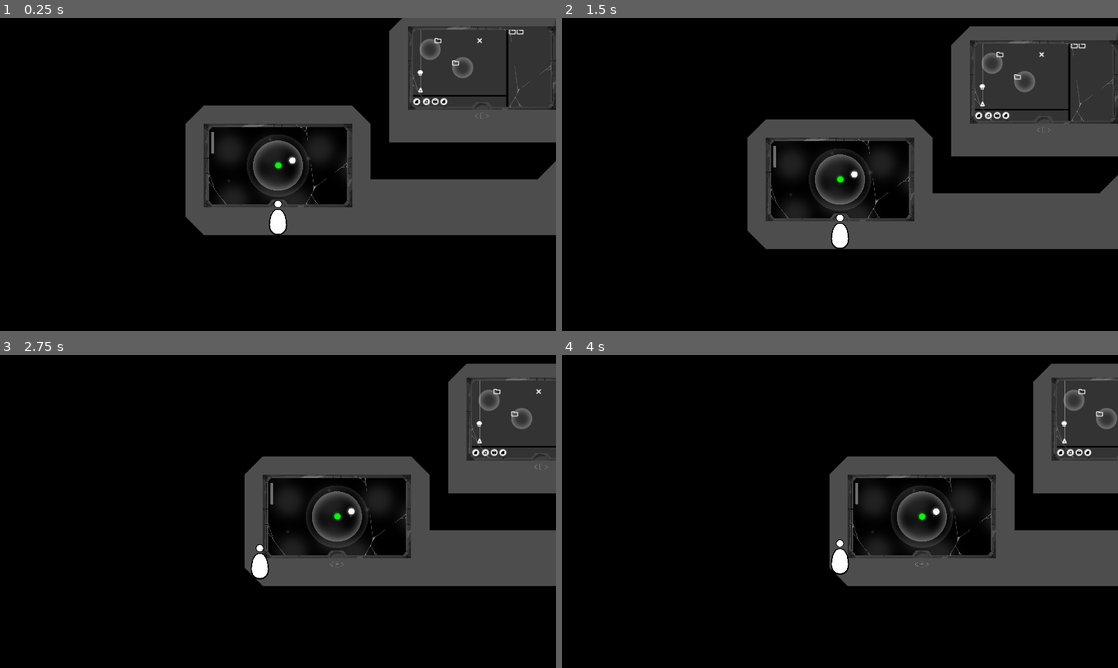
Above: before the commit, frames 1-4 (two rows, left to right).
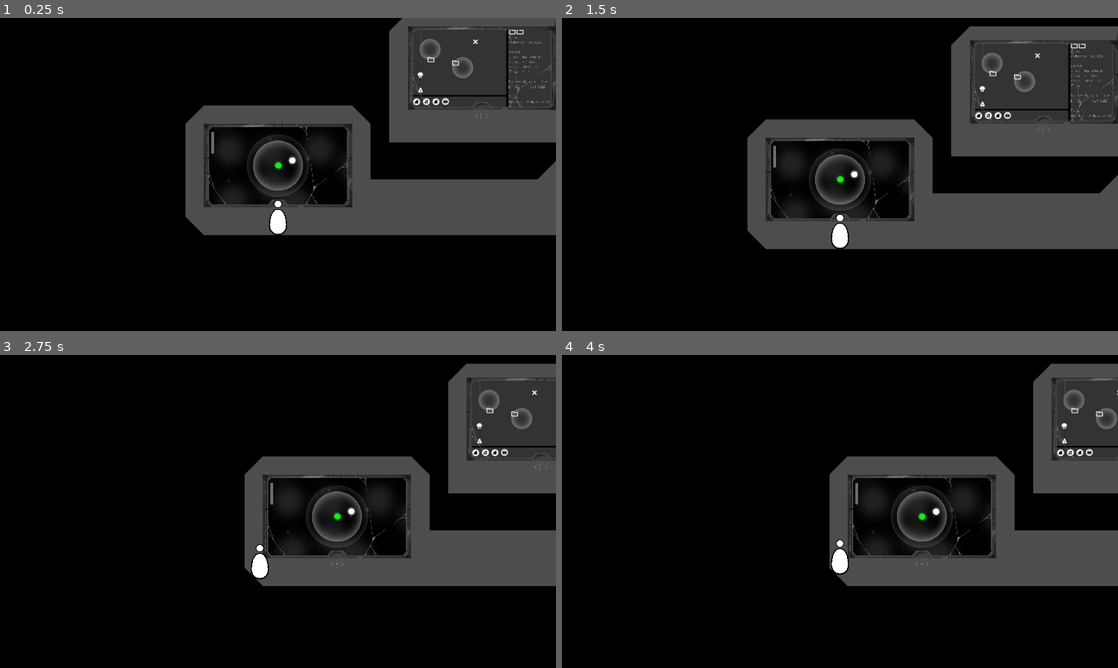
Above: after the commit, the same moments.

Repository: Lukko-Digital/upwell
Game: Godot game, scene res://src/game.tscn
Two runs of this game, one before a commit and one after it. Both use one fixed random seed, a clock stepped at 60 frames per second and the inputs below.
Inputs (mouse positions are in pixels of both pictures, inside the frame that each line leads up to):
- Up to frame 1 (0.25 s): no input
- Up to frame 2 (1.5 s): tap Enter at 0.5, 1.25 s; drag from (995, 111) to (967, 208) at 0.52 s; drag from (990, 115) to (967, 212) at 1.27 s
- Up to frame 3 (2.75 s): tap Enter at 2 s; move the mouse to (444, 452) at 2.02 s; hold A (left) from 2.03 s (still down); hold E (interact) from 2.03 s (still down); click (444, 452) at 2.17 s
- Up to frame 4 (4 s): release A (left) at 2.75 s; release E (interact) at 2.75 s; tap Enter at 2.75, 3.5 s; drag from (1040, 452) to (767, 549) at 2.77 s; drag from (923, 517) to (1073, 398) at 3.52 s

The runs differ from the first frame. In frame 1, 0.3% of the frame differs, in the area x 74-99%, y 3-29%; in frame 2, 0.3%; in frame 3, 0.1%; in frame 4, 0.1%.

Commit message:
screen puzzle ui changes

Diff:
--- a/src/screen_puzzles/screen_core.gd
+++ b/src/screen_puzzles/screen_core.gd
@@ -1,14 +1,18 @@
 extends Area2D
 class_name ScreenCore
 
-@export var label: Label
+@export var label: RichTextLabel
+@export_multiline var text: String
 @export var indicator: TextureRect
+@export var glow: Sprite2D
 
 @onready var unopened_sprite: Sprite2D = $Unopened
 @onready var opened_sprite: Sprite2D = $Opened
 
 func visit() -> void:
-	label.show()
+	label.text = text
 	indicator.texture = opened_sprite.texture
 	unopened_sprite.hide()
 	opened_sprite.show()
+	glow.show()
+	glow.global_position = indicator.global_position + indicator.size / 2
--- a/src/screen_puzzles/screen_player.gd
+++ b/src/screen_puzzles/screen_player.gd
@@ -44,6 +44,7 @@
 				return
 			if area.collider is ScreenCore:
 				area.collider.visit()
+				return
 
 			if area.collider is ScreenPowerUp:
 				if can_power_up:
@@ -54,7 +55,7 @@
 		if not powered_up:
 			can_power_up = true
 
-		if orbiting:
+		if orbiting and in_ag:
 			var orth = query.position.direction_to(in_ag.global_position).orthogonal().rotated(0.005)
 			if dir.dot(orth) > 0:
 				dir = orth
--- a/src/screen_puzzles/screen_player.tscn
+++ b/src/screen_puzzles/screen_player.tscn
@@ -1,13 +1,16 @@
-[gd_scene load_steps=3 format=3 uid="uid://dmpdh7xn4glcr"]
+[gd_scene load_steps=4 format=3 uid="uid://dmpdh7xn4glcr"]
 
 [ext_resource type="Texture2D" uid="uid://5mvprug0ts4q" path="res://assets/mvp3_assets/screenpuzzle/player.png" id="1_0qidp"]
 [ext_resource type="Script" path="res://src/screen_puzzles/screen_player.gd" id="1_m1jys"]
+
+[sub_resource type="Gradient" id="Gradient_ac2l0"]
 
 [node name="ScreenPlayer" type="Node2D"]
 script = ExtResource("1_m1jys")
 
 [node name="Line2D" type="Line2D" parent="."]
 points = PackedVector2Array(0, 0, 0, -2, 0, -4, 0, -6, 0, -8, 0, -10, 0, -12, 0, -14, 0, -16, 0, -18, 0, -20, 0, -22, 0 …(9352 unchanged characters)…
+gradient = SubResource("Gradient_ac2l0")
 
 [node name="Player" type="Sprite2D" parent="."]
 texture = ExtResource("1_0qidp")
--- a/src/screen_puzzles/screen_puzzle.tscn
+++ b/src/screen_puzzles/screen_puzzle.tscn
@@ -1,15 +1,17 @@
-[gd_scene load_steps=12 format=3 uid="uid://b0qt5j8u0l2c0"]
+[gd_scene load_steps=14 format=3 uid="uid://b0qt5j8u0l2c0"]
 
 [ext_resource type="FontFile" uid="uid://c3dptkqdore24" path="res://assets/ui/fonts/SourceCodePro-VariableFont_wght.ttf" id="1_3uoli"]
 [ext_resource type="PackedScene" uid="uid://d3nl8jv07w2yg" path="res://src/screen_puzzles/screen_hazard.tscn" id="2_2u5u0"]
 [ext_resource type="PackedScene" uid="uid://dmpdh7xn4glcr" path="res://src/screen_puzzles/screen_player.tscn" id="3_7a8se"]
 [ext_resource type="PackedScene" uid="uid://bb6ywkvlv608d" path="res://src/screen_puzzles/screen_ag.tscn" id="3_v12xy"]
+[ext_resource type="FontFile" uid="uid://cjmlvobt18yan" path="res://assets/ui/fonts/SourceCodePro-Italic-VariableFont_wght.ttf" id="3_ymano"]
 [ext_resource type="PackedScene" uid="uid://bdt2psjmwjsy6" path="res://src/screen_puzzles/screen_button_orbit.tscn" id="4_uj6j4"]
 [ext_resource type="PackedScene" uid="uid://bwbpi60st6gme" path="res://src/screen_puzzles/screen_button_unorbit.tscn" id="5_62qiq"]
 [ext_resource type="PackedScene" uid="uid://dei1bl8astem7" path="res://src/screen_puzzles/screen_button_boost.tscn" id="6_a00bi"]
 [ext_resource type="PackedScene" uid="uid://xiabu6v8kd6w" path="res://src/screen_puzzles/screen_power_up.tscn" id="7_4ak8y"]
 [ext_resource type="PackedScene" uid="uid://c1fatgffin6hd" path="res://src/screen_puzzles/screen_core.tscn" id="8_31gvi"]
 [ext_resource type="Texture2D" uid="uid://ba863aqwujv2p" path="res://assets/mvp3_assets/screenpuzzle/file.png" id="8_jq3xp"]
+[ext_resource type="Texture2D" uid="uid://cpv6a32q343av" path="res://assets/mvp3_assets/clicker_glow.png" id="12_4kvb5"]
 
 [sub_resource type="RectangleShape2D" id="RectangleShape2D_tk24l"]
 size = Vector2(2061, 1288)
@@ -66,24 +68,84 @@
 layout_mode = 2
 size_flags_vertical = 3
 
-[node name="VBoxContainer" type="VBoxContainer" parent="ColorRect3/VBoxContainer/ScrollContainer"]
+[node name="RichTextLabel" type="RichTextLabel" parent="ColorRect3/VBoxContainer/ScrollContainer"]
 layout_mode = 2
 size_flags_horizontal = 3
 size_flags_vertical = 3
-
-[node name="Label" type="Label" parent="ColorRect3/VBoxContainer/ScrollContainer/VBoxContainer"]
-visible = false
-layout_mode = 2
-theme_override_fonts/font = ExtResource("1_3uoli")
-theme_override_font_sizes/font_size = 64
-text = "a"
-
-[node name="Label2" type="Label" parent="ColorRect3/VBoxContainer/ScrollContainer/VBoxContainer"]
-visible = false
-layout_mode = 2
-theme_override_fonts/font = ExtResource("1_3uoli")
-theme_override_font_sizes/font_size = 64
-text = "b"
+theme_override_fonts/normal_font = ExtResource("1_3uoli")
+theme_override_fonts/italics_font = ExtResource("3_ymano")
+theme_override_font_sizes/normal_font_size = 100
+text = "@tool
+extends Node2D
+
+const STARTING_POWER: float = 1000
+const SPACING: float = 2
+
+@onready var line: Line2D = $Line2D
+
+func update_tragectory():
+	line.clear_points()
+
+	var dir: Vector2 = Vector2.UP
+	var in_ag: ArtificialGravity = null
+	var orbiting: bool = false
+
+	var world_physics := get_world_2d().direct_space_state
+	var query := PhysicsPointQueryParameters2D.new()
+	query.collide_with_areas = true
+	query.collision_mask = 32
+	query.position = global_position
+
+	var power = STARTING_POWER
+	var can_power_up = true
+
+	while power > 0:
+		var powered_up = false
+		var overlapping = world_physics.intersect_point(query)
+
+		in_ag = null
+		for area in overlapping:
+			if area.collider is ArtificialGravity:
+				in_ag = area.collider
+
+		for area in overlapping:
+			if area.collider is ScreenButton:
+				if in_ag and area.collider.type == ScreenButton.ButtonTypes.ORBIT:
+					orbiting = true
+				if area.collider.type == ScreenButton.ButtonTypes.UNORBIT:
+					orbiting = false
+				if in_ag and area.collider.type == ScreenButton.ButtonTypes.BOOST:
+					orbiting = false
+					dir = -query.position.direction_to(in_ag.global_position)
+			if area.collider is ScreenHazard:
+				return
+			if area.collider is ScreenCore:
+				area.collider.visit()
+				return
+
+			if area.collider is ScreenPowerUp:
+				if can_power_up:
+					power += area.collider.power
+					can_power_up = false
+				powered_up = true
+
+		if not powered_up:
+			can_power_up = true
+
+		if orbiting and in_ag:
+			var orth = query.position.direction_to(in_ag.global_position).orthogonal().rotated(0.005)
+			if dir.dot(orth) > 0:
+				dir = orth
+			else:
+				dir = -orth
+
+		line.add_point(query.position - global_position)
+		query.position += dir * SPACING
+		power -= 1
+
+func _process(_delta: float) -> void:
+	update_tragectory()
+"
 
 [node name="Camera2D" type="Camera2D" parent="."]
 zoom = Vector2(0.5, 0.5)
@@ -98,22 +160,22 @@
 position = Vector2(-1586, 560)
 
 [node name="ScreenHazard" parent="." instance=ExtResource("2_2u5u0")]
-position = Vector2(-57, -714)
+position = Vector2(-165, -684)
 
 [node name="ScreenPowerUp" parent="." instance=ExtResource("7_4ak8y")]
-position = Vector2(-1593, 126)
+position = Vector2(-1591, 180)
 
 [node name="ScreenButtonBoost" parent="." instance=ExtResource("6_a00bi")]
-position = Vector2(-1208, 862)
+position = Vector2(-942, 861)
 
 [node name="ScreenButtonUnorbit" parent="." instance=ExtResource("5_62qiq")]
 position = Vector2(-1435, 864)
 
 [node name="ScreenButtonOrbit2" parent="." instance=ExtResource("4_uj6j4")]
-position = Vector2(-984, 863)
+position = Vector2(-1188, 866)
 
 [node name="ScreenButtonOrbit" parent="." instance=ExtResource("4_uj6j4")]
-position = Vector2(-1687, 865)
+position = Vector2(-1688, 869)
 
 [node name="PlaceableArea" type="Area2D" parent="."]
 visible = false
@@ -124,12 +186,20 @@
 position = Vector2(-638.5, -169)
 shape = SubResource("RectangleShape2D_tk24l")
 
-[node name="ScreenCore" parent="." node_paths=PackedStringArray("label", "indicator") instance=ExtResource("8_31gvi")]
-position = Vector2(-1137, -716)
-label = NodePath("../ColorRect3/VBoxContainer/ScrollContainer/VBoxContainer/Label")
+[node name="ScreenCore" parent="." node_paths=PackedStringArray("label", "indicator", "glow") instance=ExtResource("8_31gvi")]
+position = Vector2(-1319, -225)
+label = NodePath("../ColorRect3/VBoxContainer/ScrollContainer/RichTextLabel")
 indicator = NodePath("../ColorRect3/VBoxContainer/HBoxContainer/TextureRect")
-
-[node name="ScreenCore2" parent="." node_paths=PackedStringArray("label", "indicator") instance=ExtResource("8_31gvi")]
+glow = NodePath("../ClickerGlow")
+
+[node name="ScreenCore2" parent="." node_paths=PackedStringArray("label", "indicator", "glow") instance=ExtResource("8_31gvi")]
 position = Vector2(-680, -137)
-label = NodePath("../ColorRect3/VBoxContainer/ScrollContainer/VBoxContainer/Label2")
+label = NodePath("../ColorRect3/VBoxContainer/ScrollContainer/RichTextLabel")
 indicator = NodePath("../ColorRect3/VBoxContainer/HBoxContainer/TextureRect2")
+glow = NodePath("../ClickerGlow")
+
+[node name="ClickerGlow" type="Sprite2D" parent="."]
+visible = false
+position = Vector2(787, -943)
+scale = Vector2(2, 2)
+texture = ExtResource("12_4kvb5")
